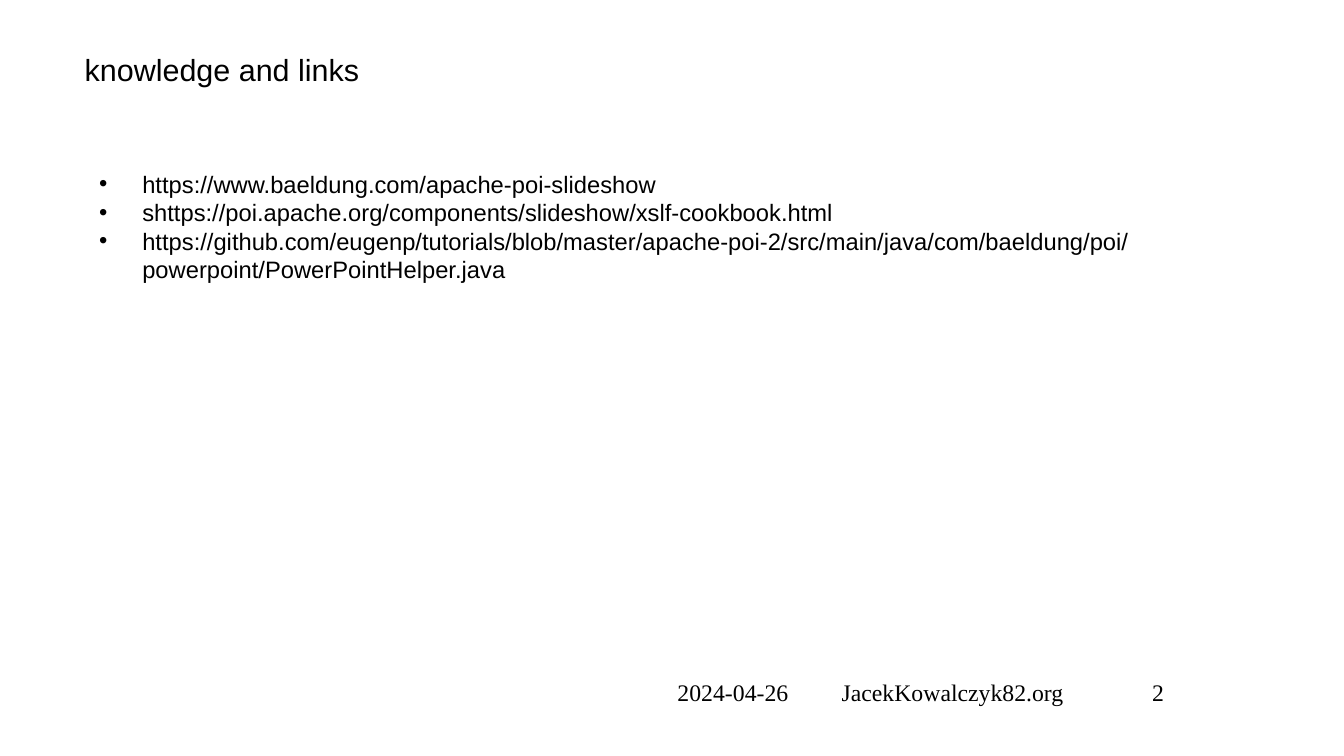
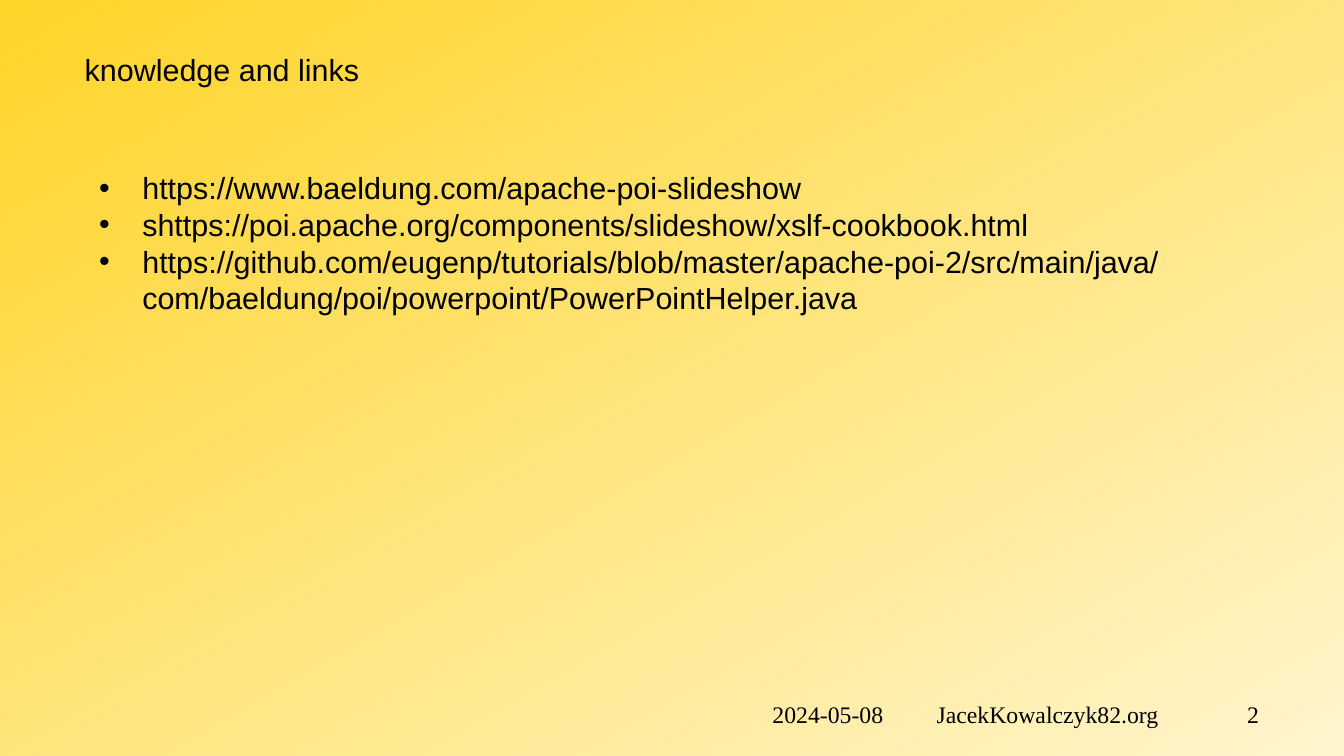
Before and after one commit to jacekkowalczyk82/code-2-present, a slide deck: slide 3 of HowTo-presentation.pptx. Drawn at 1344x756 pixels with LibreOffice and Linux fonts; fonts in the diff are those of the drawing; background and template pictures are left out. Boxes give left, top, right and bottom in pixels: in the first picture for what was removed or moved away, otherwise in the second. Text is boxed around its words. In the diff, an @@ line names an element or a change of style, - is before the commit and + after.

```diff
--- a/HowTo-presentation.pptx
+++ b/HowTo-presentation.pptx
@@ background picture (left out) to gradient #FFD428 to #FFF5CE @@
@@ text "https://www.baeldung.com/apache-poi-slideshow" at [142, 177, 1158, 315]: size 14 to 18 pt @@
@@ text at [772, 706, 1259, 728]: text changed @@
-2024-04-26 JacekKowalczyk82.org 2
+2024-05-08 JacekKowalczyk82.org 2
```
Also in this commit, not shown: 7 other slides changed, 3 slides added, 2 slides removed, 15 other files.
